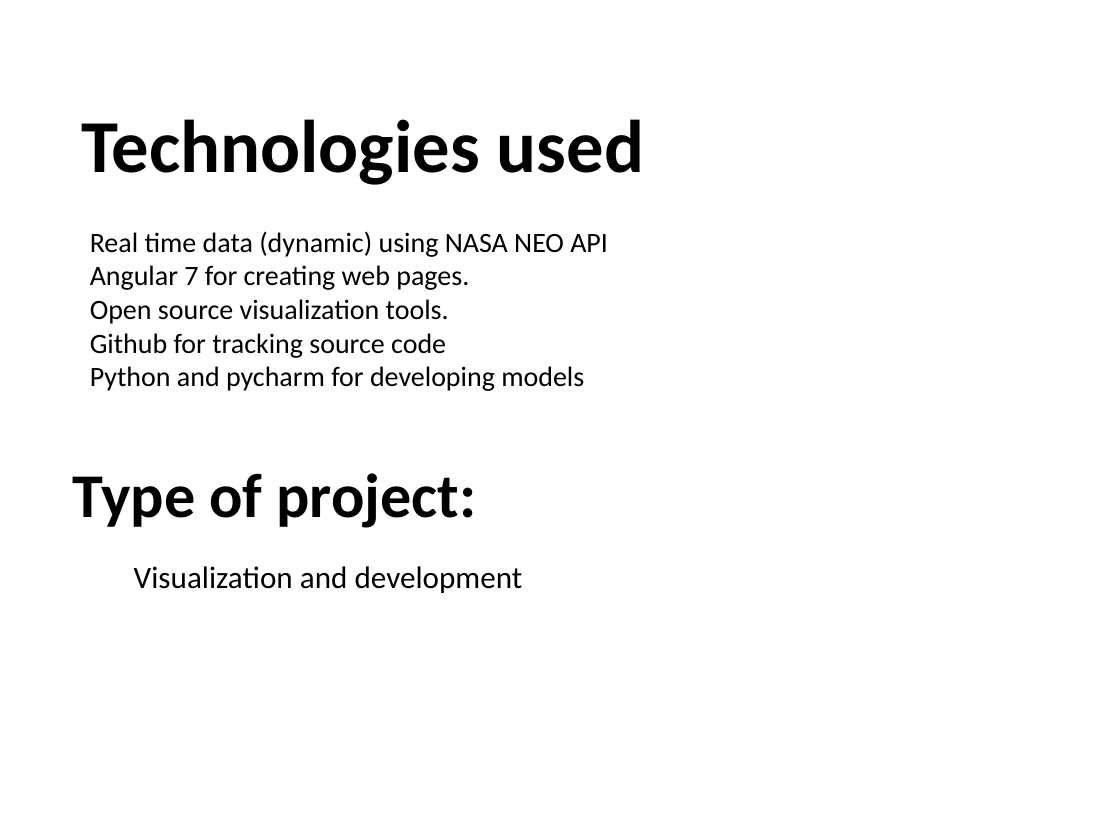
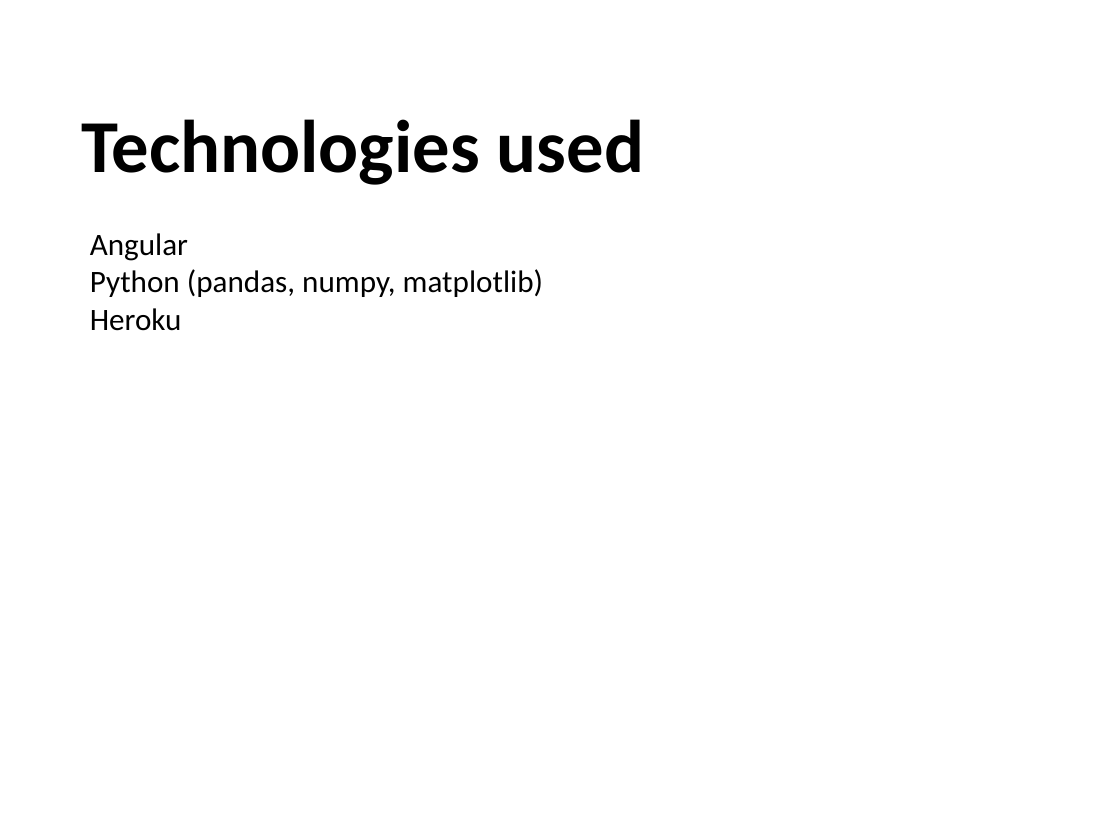
Before and after one commit to sindhusha-t/NasaAsteroids, a slide deck: slide 4 of Documentation/Docs/NASA Asteroids DA.pptx. Drawn at 1120x840 pixels with LibreOffice and Linux fonts; fonts in the diff are those of the drawing; background and template pictures are left out. Boxes give left, top, right and bottom in pixels: in the first picture for what was removed or moved away, otherwise in the second. Text is boxed around its words. In the diff, an @@ line names an element or a change of style, - is before the commit and + after.

Commit message:
Adding few dependencies for heroku deployment

```diff
--- a/Documentation/Docs/NASA Asteroids DA.pptx
+++ b/Documentation/Docs/NASA Asteroids DA.pptx
@@ text at (x1=90, y1=233, x2=543, y2=331): text changed; size 18 to 20 pt @@
-Real time data (dynamic) using NASA NEO API
-Angular 7 for creating web pages.
-Open source visualization tools.
-Github for tracking source code
-Python and pycharm for developing models
+Angular
+Python (pandas, numpy, matplotlib)
+Heroku
@@ title removed at (x1=72, y1=473, x2=476, y2=528) @@
-Type of project:
@@ subtitle removed at (x1=134, y1=566, x2=523, y2=593) @@
-Visualization and development
```
Also in this commit, not shown: 1 other slide changed, 1 slide added, 1 slide removed, 2 other files.
